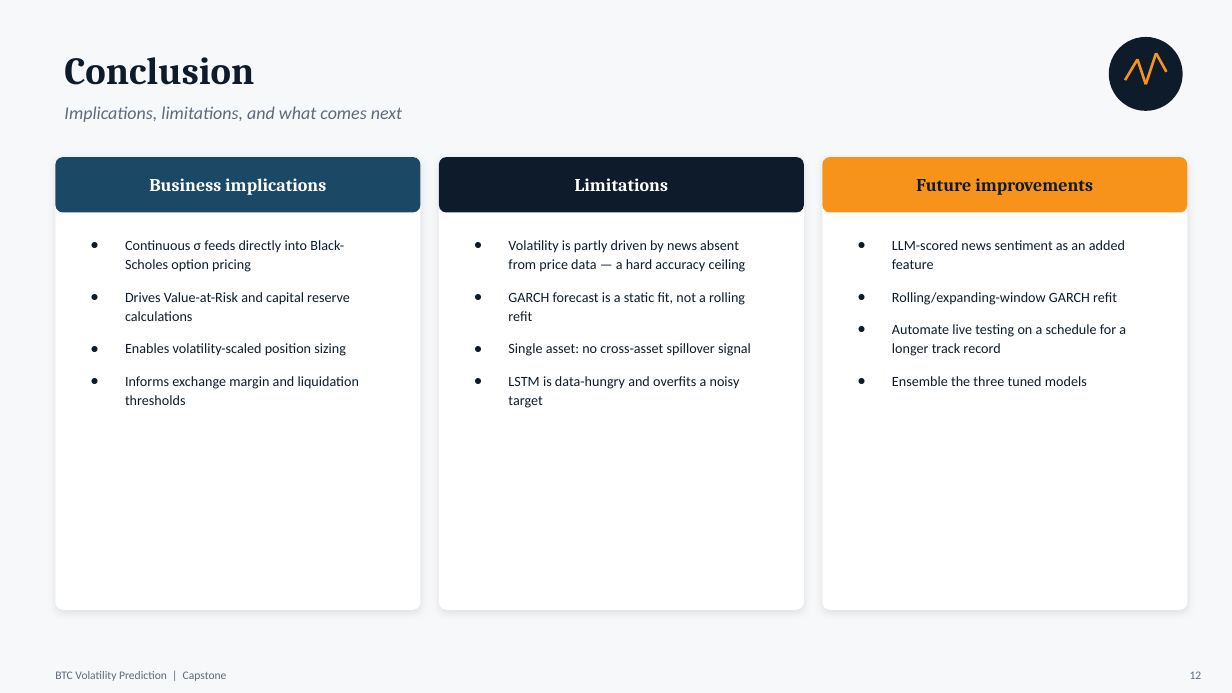
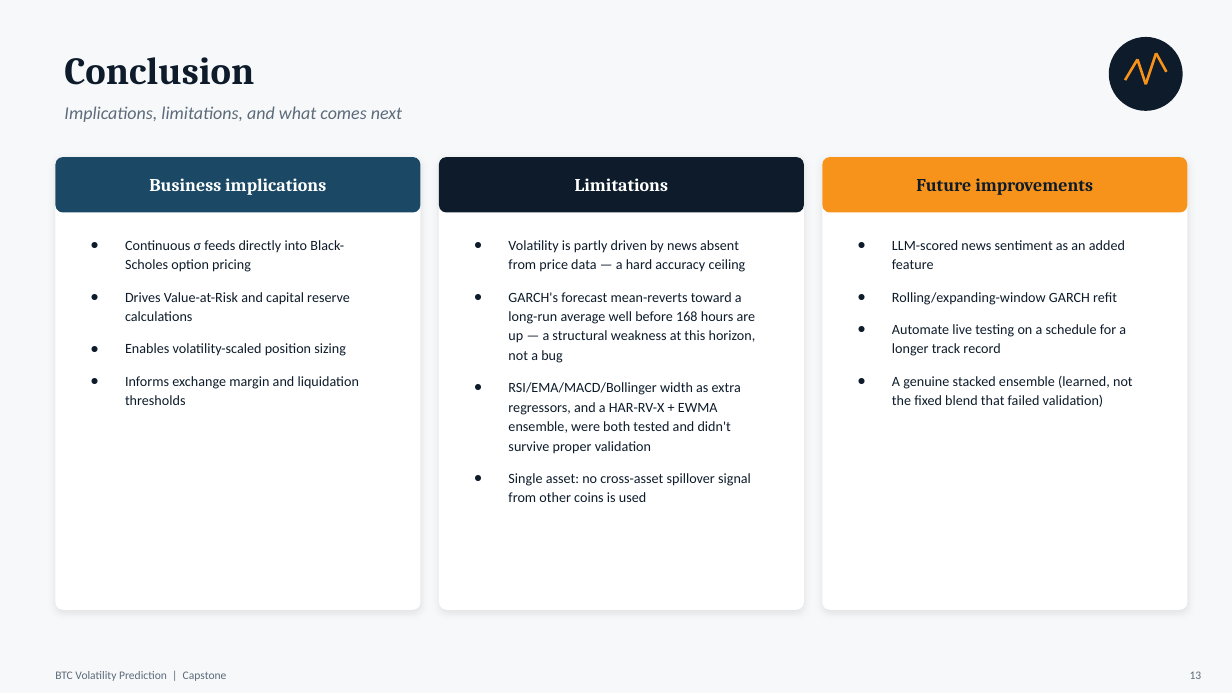
Before and after one commit to mhejairi10/bitcoin-volatility-prediction, a slide deck: slide 13 of presentation/capstone-btc-volatility.pptx (slide 12 before the commit). Drawn at 1232x693 pixels with LibreOffice and Linux fonts; fonts in the diff are those of the drawing. Boxes give left, top, right and bottom in pixels: in the first picture for what was removed or moved away, otherwise in the second. Text is boxed around its words. In the diff, an @@ line names an element or a change of style, - is before the commit and + after.

```diff
--- a/presentation/capstone-btc-volatility.pptx
+++ b/presentation/capstone-btc-volatility.pptx
@@ text at (508, 292, 756, 502): text changed @@
-● GARCH forecast is a static fit, not a rolling refit
-● Single asset: no cross-asset spillover signal
-● LSTM is data-hungry and overfits a noisy target
+● GARCH's forecast mean-reverts toward a long-run average well before 168 hours are up — a structural weakness at this horizon, not a bug
+● RSI/EMA/MACD/Bollinger width as extra regressors, and a HAR-RV-X + EWMA ensemble, were both tested and didn't survive proper validation
+● Single asset: no cross-asset spillover signal from other coins is used
@@ text at (892, 376, 1133, 407): text changed @@
-● Ensemble the three tuned models
+● A genuine stacked ensemble (learned, not the fixed blend that failed validation)
```
Also in this commit, not shown: 10 other slides changed, 1 slide added, 7 other files.
